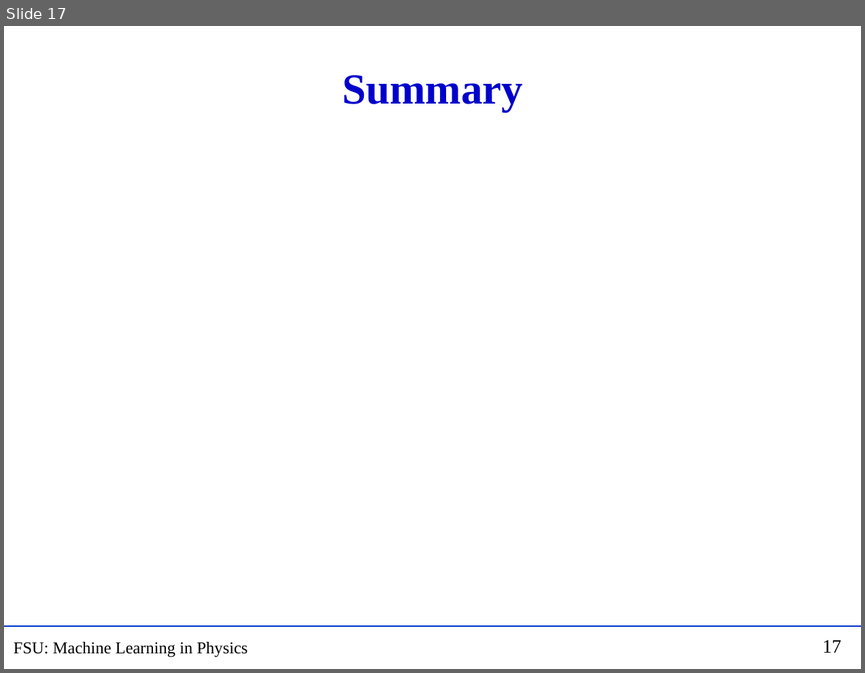
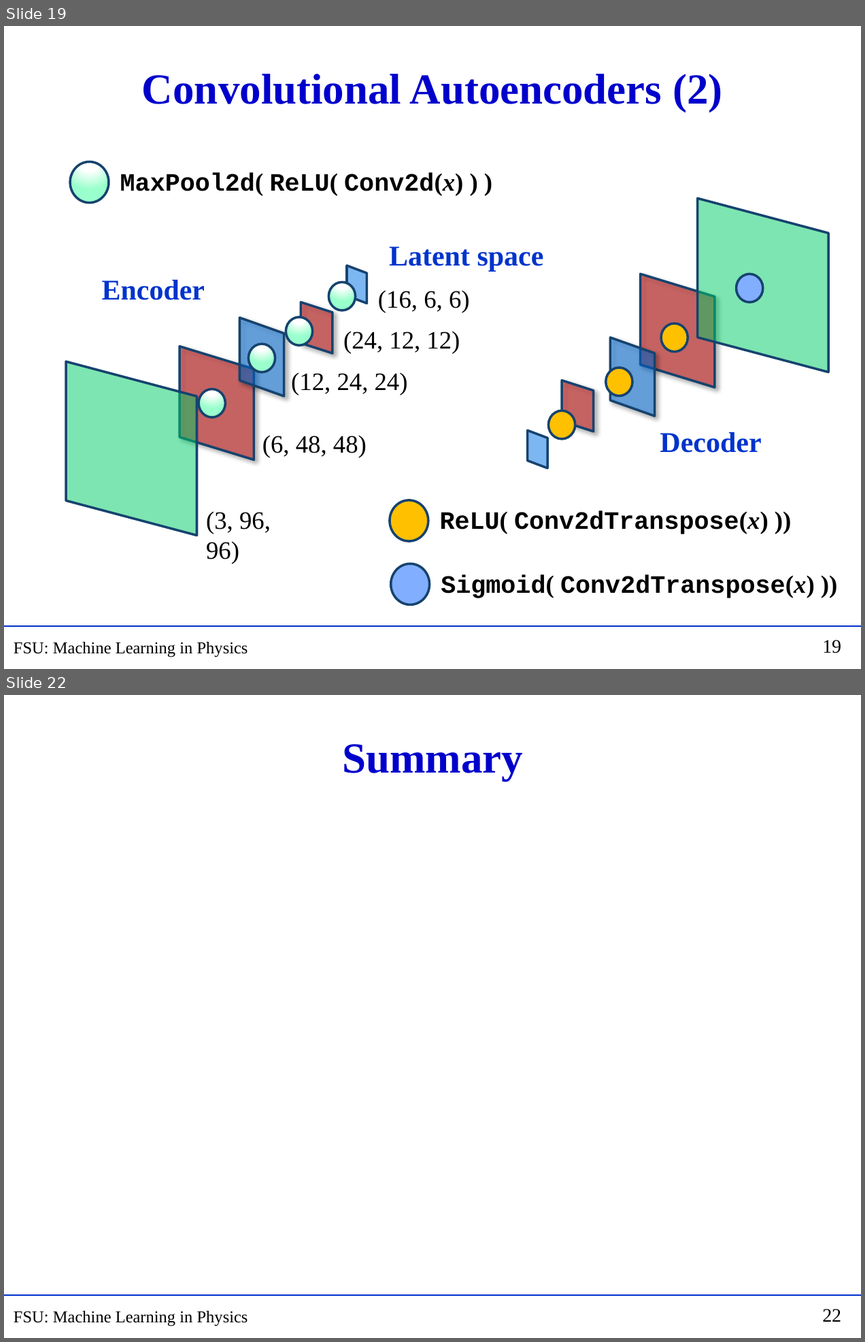
Before and after one commit to hbprosper/mlinphysics, a slide deck: Lectures/05.AE/Lecture_AE.pptx. Shown one above the other, each under a label of ours: slide 17 before the commit, slides 19 and 22 after it; the slides between them are not shown. The pictures are 865x673 and 865x1342 pixels, drawn with LibreOffice and Linux fonts; fonts in the diff are those of the drawing; grey boxes stand for pictures. Boxes give left, top, right and bottom in pixels: in the first picture for what was removed or moved away, otherwise in the second. Text is boxed around its words. In the diff, an @@ line names an element or a change of style, - is before the commit and + after.

```diff
--- a/Lectures/05.AE/Lecture_AE.pptx
+++ b/Lectures/05.AE/Lecture_AE.pptx
@@ slide 19 added at [4, 26, 861, 669], background #FFFFFF; not listed: 3 template elements that a slide beside it also shows @@
@@ title added at [142, 74, 722, 112], 36 pt, text #0000CC, bold @@
+Convolutional Autoencoders (2)
@@ ellipse added at [70, 161, 109, 203], fill gradient #FFFFFF to #99FFCC, outline #164370 2 pt @@
@@ text added at [120, 173, 463, 196], 21 pt, text #000000, bold @@
+MaxPool2d( ReLU( Conv2d(x) ) )
@@ text added at [389, 246, 544, 271], 24 pt, text #0033CC, bold @@
+Latent space
@@ text added at [102, 280, 205, 300], 24 pt, text #0033CC, bold @@
+Encoder
@@ group added at [66, 265, 470, 564]: 5 flow chart input outputs, 5 texts, 4 ellipses @@
+(3, 96, 96)
+(6, 48, 48)
+(12, 24, 24)
+(24, 12, 12)
+(16, 6, 6)
@@ text added at [660, 432, 761, 452], 24 pt, text #0033CC, bold @@
+Decoder
@@ group added at [390, 198, 828, 604]: 6 ellipses, 5 flow chart input outputs, 2 texts @@
+ReLU( Conv2dTranspose(x) ))
+Sigmoid( Conv2dTranspose(x) ))
@@ what was slide 17 is now slide 22 @@
@@ page number at [822, 1308, 841, 1321]: text changed @@
-17
+22
```
Also in this commit, not shown: 9 slides changed, 7 other slides added, 3 slides removed, 2 other files.
